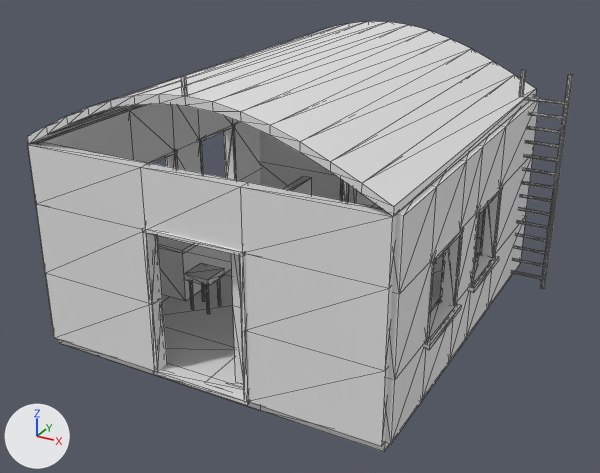
The OBJ model verdant-exchange-r1/Assets/seed-vault-roof.obj as it was, and as the next commit left it.
One viewpoint serves both versions: a 50 mm lens placed at (5.95, -11.03, 6.74), pointed at (0.14, -0.46, 1.45). The axes (+X, +Y, +Z) are drawn at lower left. The lights are the same throughout. The picture after the commit comes second. Mesh edges are drawn as thin lines. Where no turn or scale is listed for an object, it has been applied to the vertices.

The scene before the commit, as lines of its bpy script (objects in view):
```python
me_seed_vault_roof = bpy.data.meshes.new('seed-vault-roof')
me_seed_vault_roof.from_pydata(...)  # 1306 vertices, 2308 faces; spans x -2.92..3.43, y -3.12..3.13, z 0.0..4.5
ob_seed_vault_roof = bpy.data.objects.new('seed-vault-roof', me_seed_vault_roof)
ob_seed_vault_roof.location = (0.0, 0.0, 0.0)
```
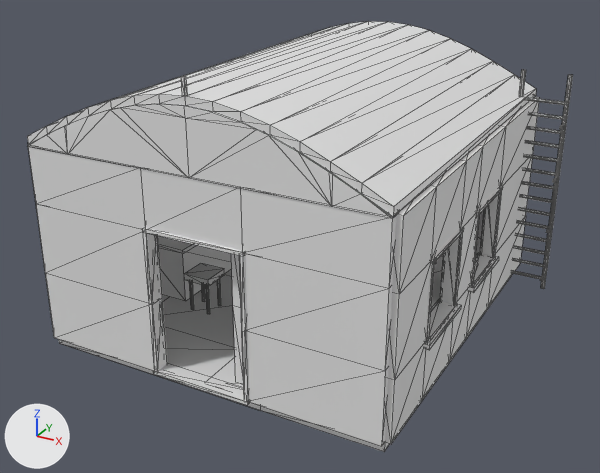
Boxes [x1, y1, x2, y2] around the edits, measured in the pictures (600 x 473 px):
part 1 of me_seed_vault_roof, added
    after: [27, 104, 396, 219]

Diff of the bpy script that builds the scene:
```diff
--- a/verdant-exchange-r1/Assets/seed-vault-roof.obj.py
+++ b/verdant-exchange-r1/Assets/seed-vault-roof.obj.py
@@ me_seed_vault_roof @@
 # used by ob_seed_vault_roof; location = (0.0, 0.0, 0.0)
-me_seed_vault_roof.from_pydata(...)  # 1306 vertices, 2308 faces; spans x -2.92..3.43, y -3.12..3.13, z 0.0..4.5
+me_seed_vault_roof.from_pydata(...)  # 1414 vertices, 2480 faces; spans x -2.92..3.43, y -3.12..3.13, z 0.0..4.5
+# me_seed_vault_roof part 1: a new loose piece of 54 vertices spanning x -2.75..2.75, y -3.1..-2.9, z 3.23..4.15
+# other edits to the shape of me_seed_vault_roof do not show in these pictures
```
